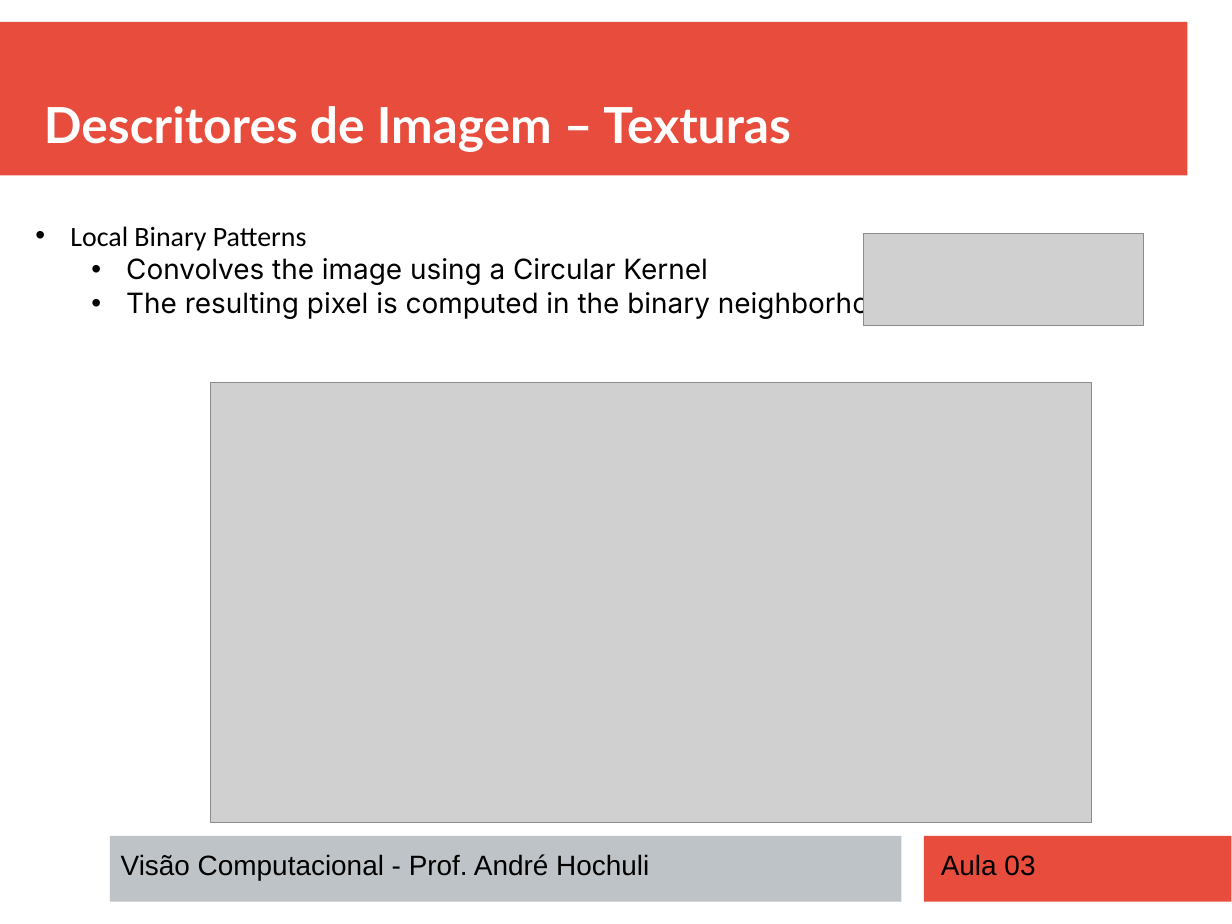
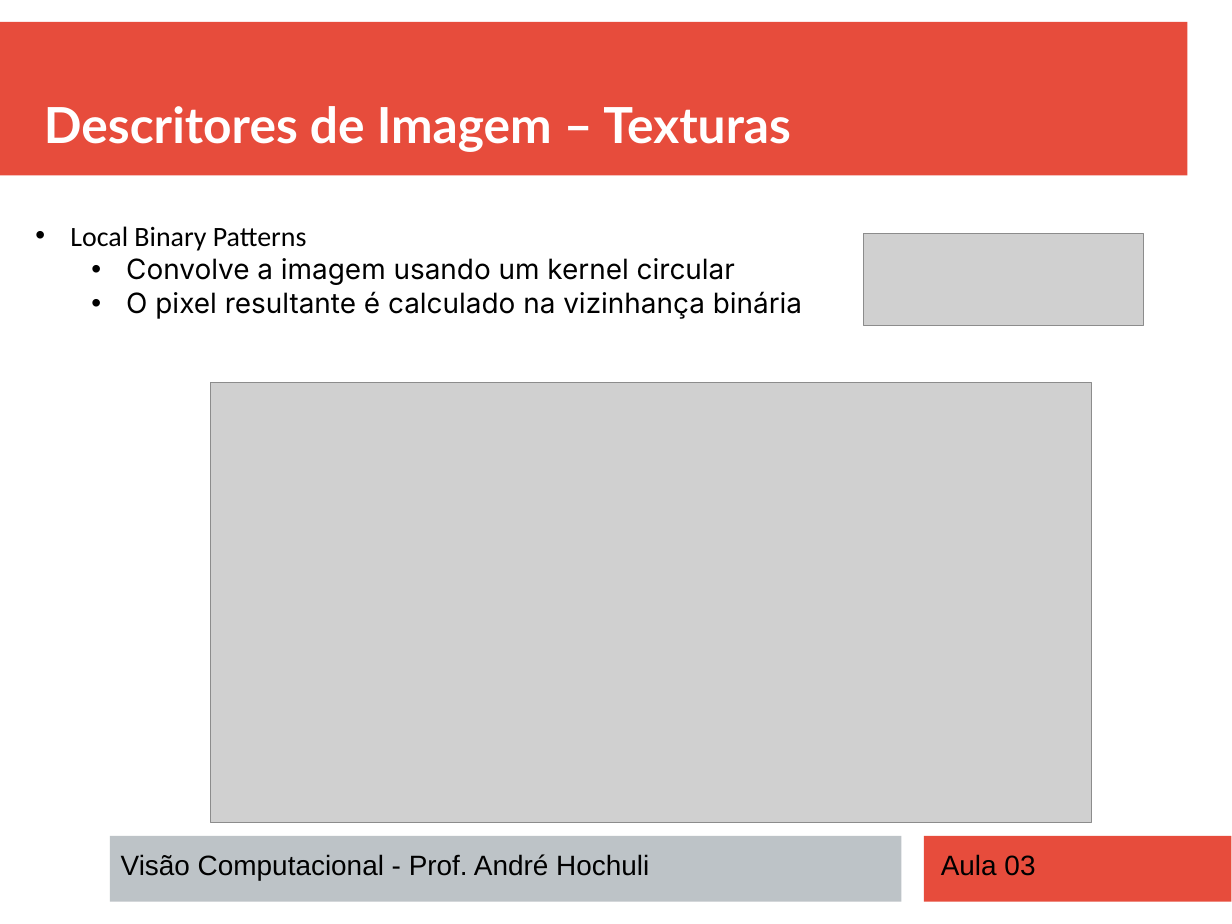
Before and after one commit to andrehochuli/teaching, a slide deck: slide 23 of Visão Computacional/Aula 03 - Descritores/Aula 03 - Descritores.pptx. Drawn at 1232x924 pixels with LibreOffice and Linux fonts; fonts in the diff are those of the drawing; grey boxes stand for pictures. Boxes give left, top, right and bottom in pixels: in the first picture for what was removed or moved away, otherwise in the second. Text is boxed around its words. In the diff, an @@ line names an element or a change of style, - is before the commit and + after.

```diff
--- a/Visão Computacional/Aula 03 - Descritores/Aula 03 - Descritores.pptx
+++ b/Visão Computacional/Aula 03 - Descritores/Aula 03 - Descritores.pptx
@@ text at [126,258,802,319]: text changed @@
-  • Convolves the image using a Circular Kernel
-  • The resulting pixel is computed in the binary neighborhood
+  • Convolve a imagem usando um kernel circular
+  • O pixel resultante é calculado na vizinhança binária
```
Also in this commit, not shown: 4 other slides changed, 3 other files.
